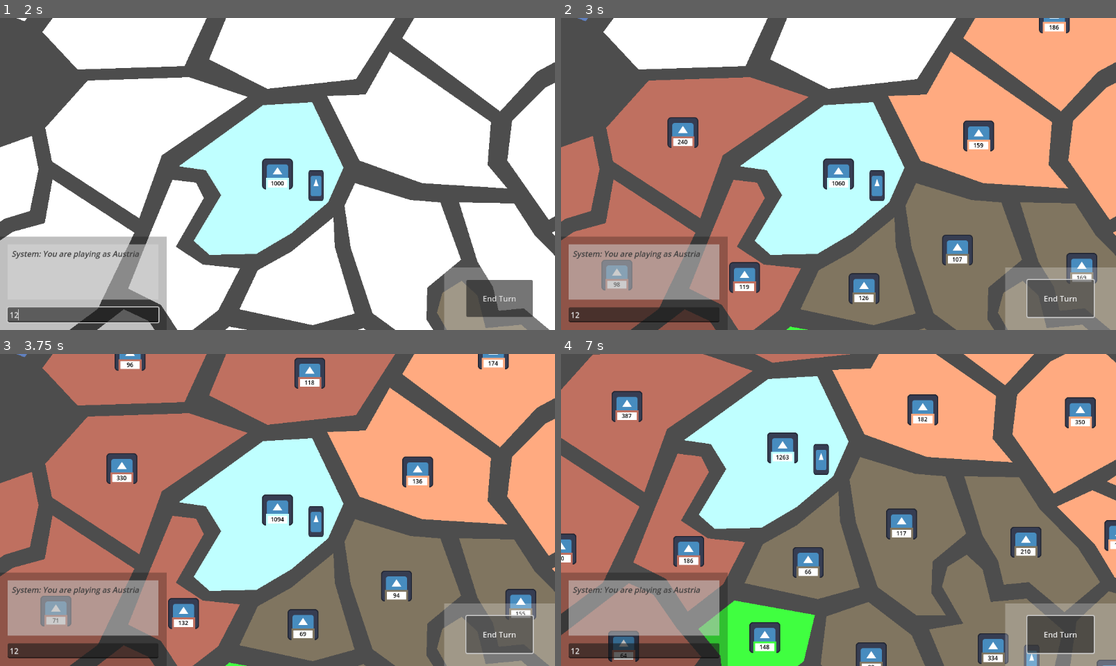
Above: before the commit, frames 1-4 (two rows, left to right).
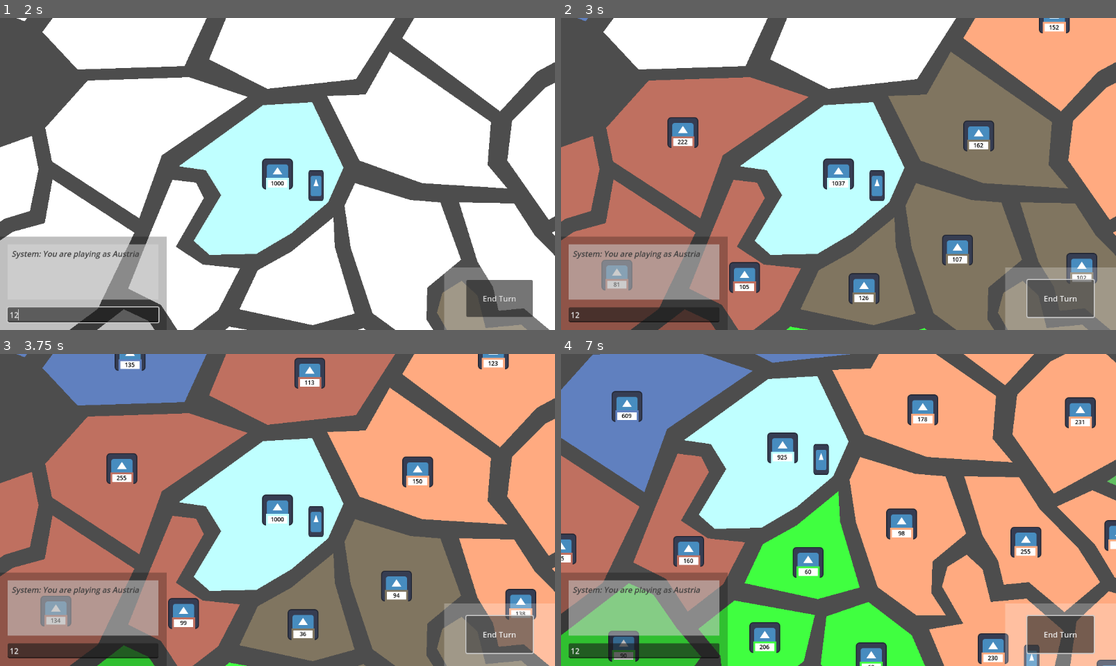
Above: after the commit, the same moments.

Repository: SamTheBlow/grand-strategy-game
Game: Godot game, scene res://scenes/main.tscn
Two runs of this game, one before a commit and one after it. Both use one fixed random seed, a clock stepped at 60 frames per second and the inputs below. The engine's default icon, where the game draws it, is replaced by a stand-in: a white triangle on a blue panel in a dark square.
Inputs (mouse positions are in pixels of both pictures, inside the frame that each line leads up to):
- Up to frame 1 (2 s): click "Start Game" at 0.5 s; click (83, 314) at 1.27 s; type "12" at 1.35 s
- Up to frame 2 (3 s): click "End Turn" at 2 s; click "End Turn" at 2.75 s
- Up to frame 3 (3.75 s): click "End Turn" at 3.5 s
- Up to frame 4 (7 s): tap Enter at 4.25, 5.75 s; move the mouse to (960, 494) at 4.27 s; click (960, 494) at 4.42 s; tap Space at 5, 6.5 s; drag from (727, 525) to (810, 572) at 5.02 s; move the mouse to (894, 441) at 5.77 s; click (894, 441) at 5.92 s; drag from (810, 572) to (672, 463) at 6.52 s

Frame 1 is identical in both runs. In frame 2, 7.5% of the frame differs, in the area x 9-95%, y 2-100%; in frame 3, 8.1%; in frame 4, 35%, in the area x 0-100%, y 0-100%.
Error before the commit: Invalid assignment of property or key 'attacking_army' with value of type 'Node2D (Army)' on a base object of type 'Nil'. (res://scripts/armies/army.gd:110)

Commit message:
Fix crash; fix cyclic dependency

Diff:
--- a/GrandStrategyGame/scripts/game.gd
+++ b/GrandStrategyGame/scripts/game.gd
@@ -44,6 +44,12 @@
 		var selected_armies: Armies = selected_province.armies
 		if selected_armies.country_has_active_army(your_country):
 			var army: Army = selected_armies.get_active_armies_of(your_country)[0]
+
+			# If this isn't here, the game crashes. I don't know why.
+			# (This line does nothing, it's just to prevent a crash)
+			# TODO figure it out
+			army.battle.attacking_army = army
+
 			if army.can_move_to(province):
 				_new_popup_number_of_troops(army, selected_province, province)
 				return
--- a/GrandStrategyGame/scripts/game_state/game_state_from_json.gd
+++ b/GrandStrategyGame/scripts/game_state/game_state_from_json.gd
@@ -57,9 +57,10 @@
 
 	# Provinces
 	for province_data: Dictionary in _json_data["world"]["provinces"]:
-		game_world_2d.provinces.add_province(
-				Province.from_json(province_data, game_mediator, result)
-		)
+		var province_scene := preload("res://scenes/province.tscn") as PackedScene
+		game_world_2d.provinces.add_province(Province.from_json(
+				province_data, game_mediator, result, province_scene
+		))
 	# 2nd loop for links
 	for province_data: Dictionary in _json_data["world"]["provinces"]:
 		var province: Province = (
--- a/GrandStrategyGame/scripts/provinces/province.gd
+++ b/GrandStrategyGame/scripts/provinces/province.gd
@@ -108,9 +108,10 @@
 static func from_json(
 		json_data: Dictionary,
 		game_mediator: GameMediator,
-		game_state: GameState
+		game_state: GameState,
+		province_scene: PackedScene
 ) -> Province:
-	var province := preload("res://scenes/province.tscn").instantiate() as Province
+	var province := province_scene.instantiate() as Province
 	province._game_mediator = game_mediator
 	province.id = json_data["id"]
 	province.name = str(province.id)
